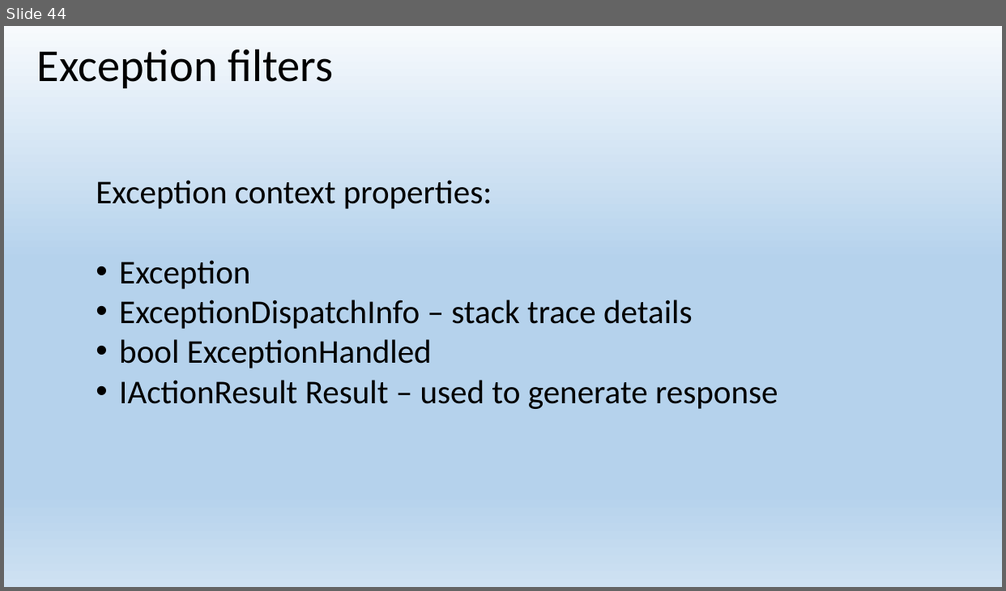
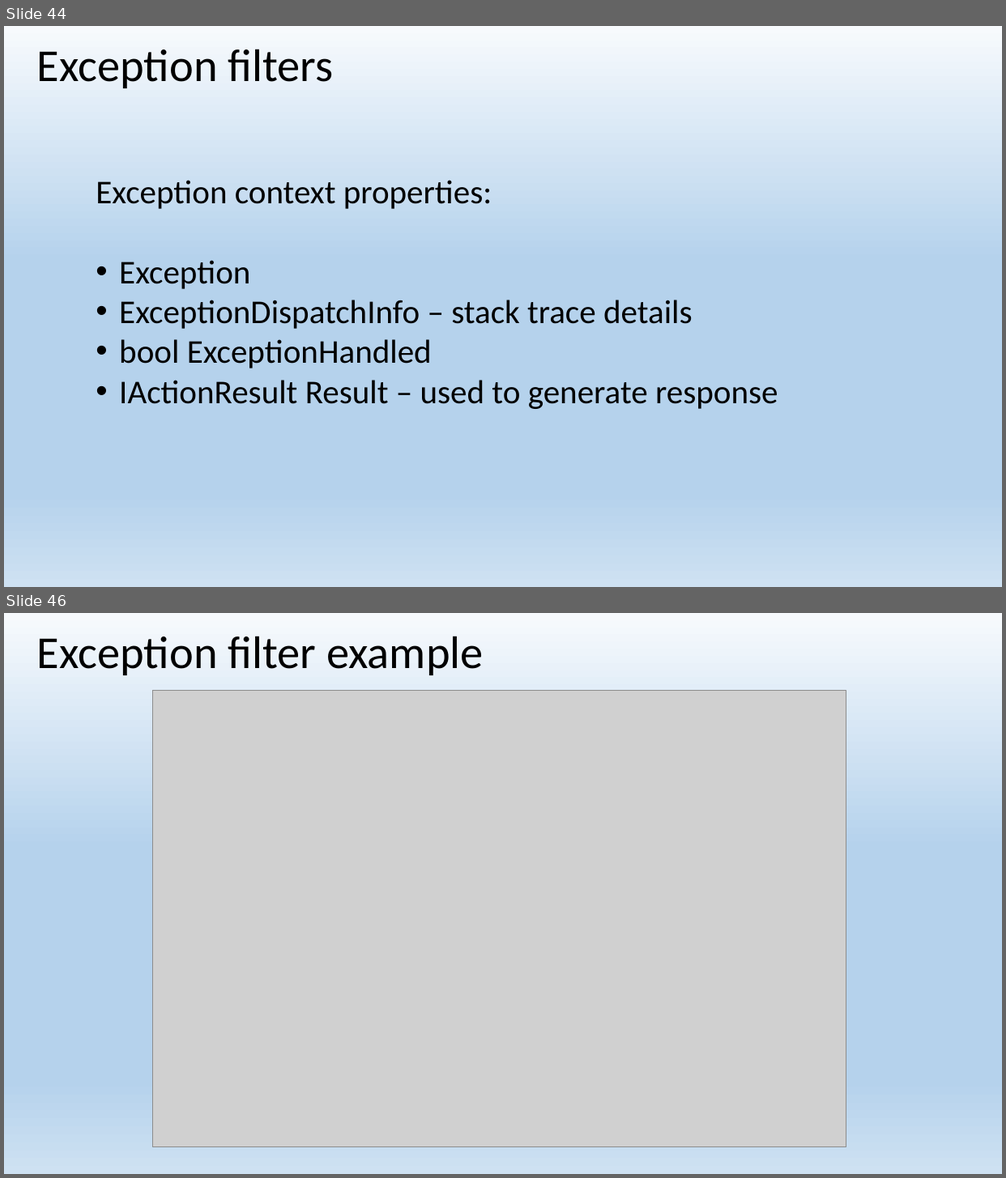
Before and after one commit to EPilyaev/ASPNetCoreMVC, a slide deck: AspNetCoreMVC.pptx. Shown one above the other, each under a label of ours: slide 44 before the commit, slides 44 and 46 after it; the slides between them are not shown. The pictures are 1006x591 and 1006x1178 pixels, drawn with LibreOffice and Linux fonts; fonts in the diff are those of the drawing; grey boxes stand for pictures. Boxes give left, top, right and bottom in pixels: in the first picture for what was removed or moved away, otherwise in the second. Text is boxed around its words. In the diff, an @@ line names an element or a change of style, - is before the commit and + after.

Commit message:
Add Exception filter example

```diff
--- a/AspNetCoreMVC.pptx
+++ b/AspNetCoreMVC.pptx
@@ slide 46 added at (x1=4, y1=613, x2=1002, y2=1174), background gradient #F7FAFD to #B5D2EC to #CEE1F2 @@
@@ title added at (x1=37, y1=636, x2=483, y2=675), 44 pt, text #000000 @@
+Exception filter example
@@ picture added at (x1=153, y1=691, x2=846, y2=1148) @@
```
Also in this commit, not shown: 1 slide changed, 2 other slides added, 2 other files.
